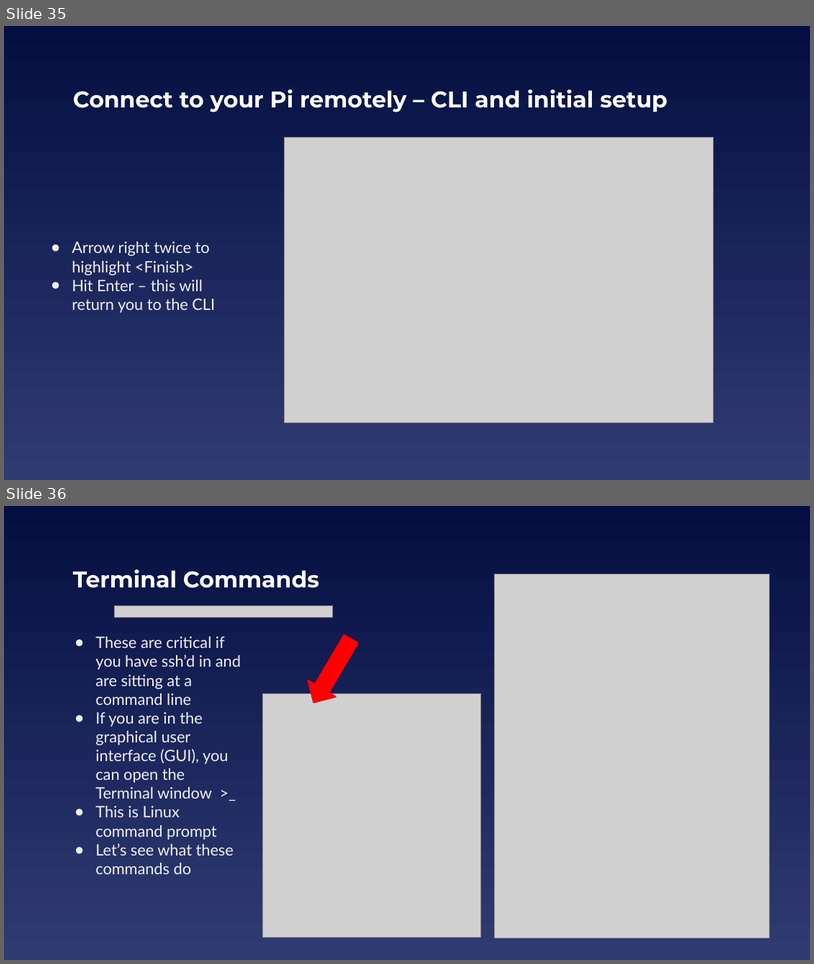
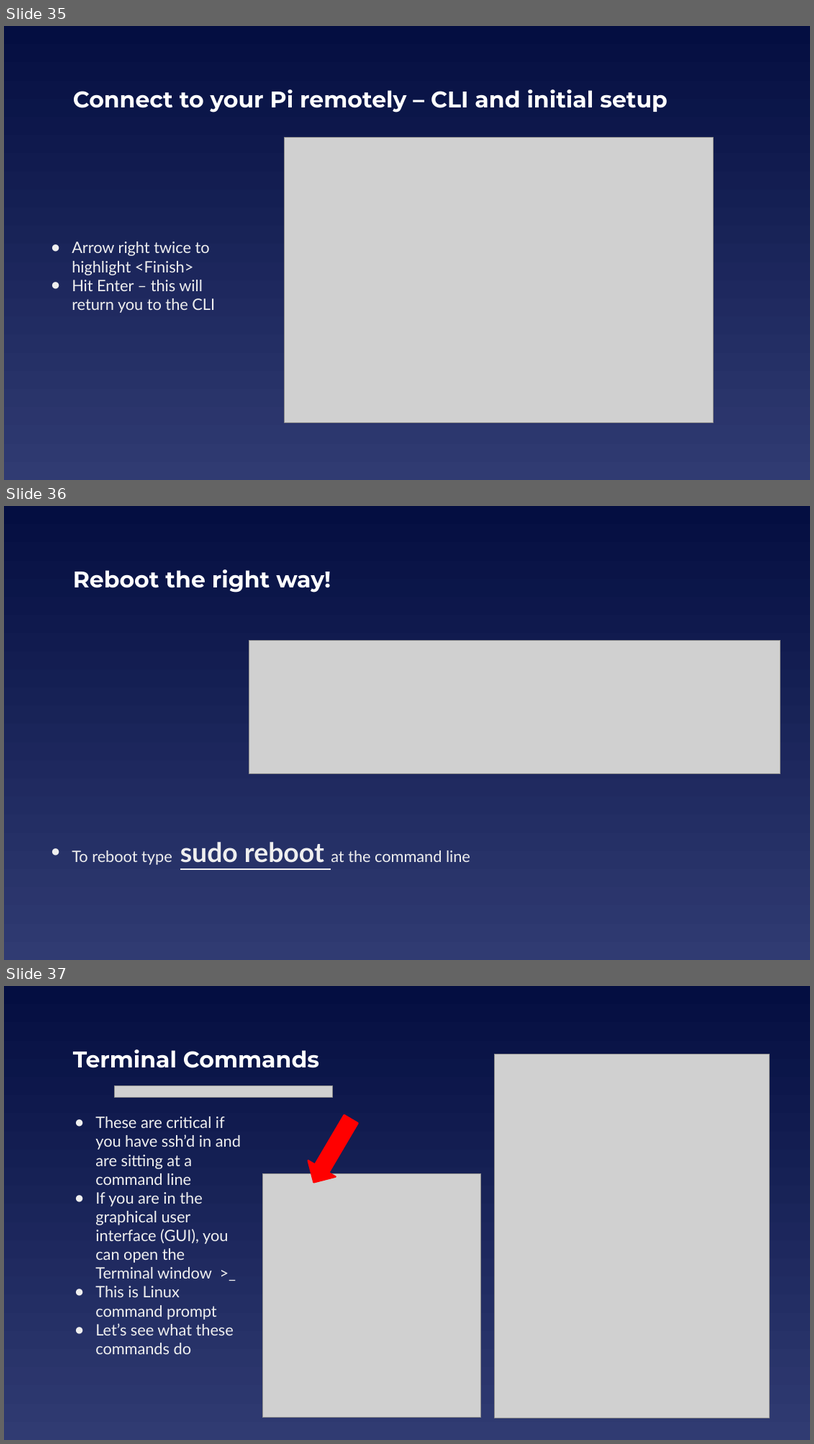
Before and after one commit to EELabMan/Raspberry-Pi-Intro, a slide deck: Raspberry Pi Intro Version 2 headless.pptx. Shown one above the other, each under a label of ours: slides 35 and 36 before the commit, slides 35, 36 and 37 after it. The pictures are 814x964 and 814x1444 pixels, drawn with LibreOffice and Linux fonts; fonts in the diff are those of the drawing; grey boxes stand for pictures. Boxes give left, top, right and bottom in pixels: in the first picture for what was removed or moved away, otherwise in the second. Text is boxed around its words. In the diff, an @@ line names an element or a change of style, - is before the commit and + after.

```diff
--- a/Raspberry Pi Intro Version 2 headless.pptx
+++ b/Raspberry Pi Intro Version 2 headless.pptx
@@ slide 36 added at <box>4,506,810,960</box>, background gradient #040E41 to #303B72 @@
@@ title added at <box>73,569,331,592</box>, 27 pt, text #FFFFFF, bold @@
+Reboot the right way!
@@ picture added at <box>249,641,781,773</box> @@
@@ text added at <box>72,842,471,865</box>, 18.7 pt, text #EFEFEF @@
+● To reboot type sudo reboot at the command line
@@ what was slide 36 is now slide 37 @@
```
Also in this commit, not shown: 5 slides changed, 1 other slide added.
